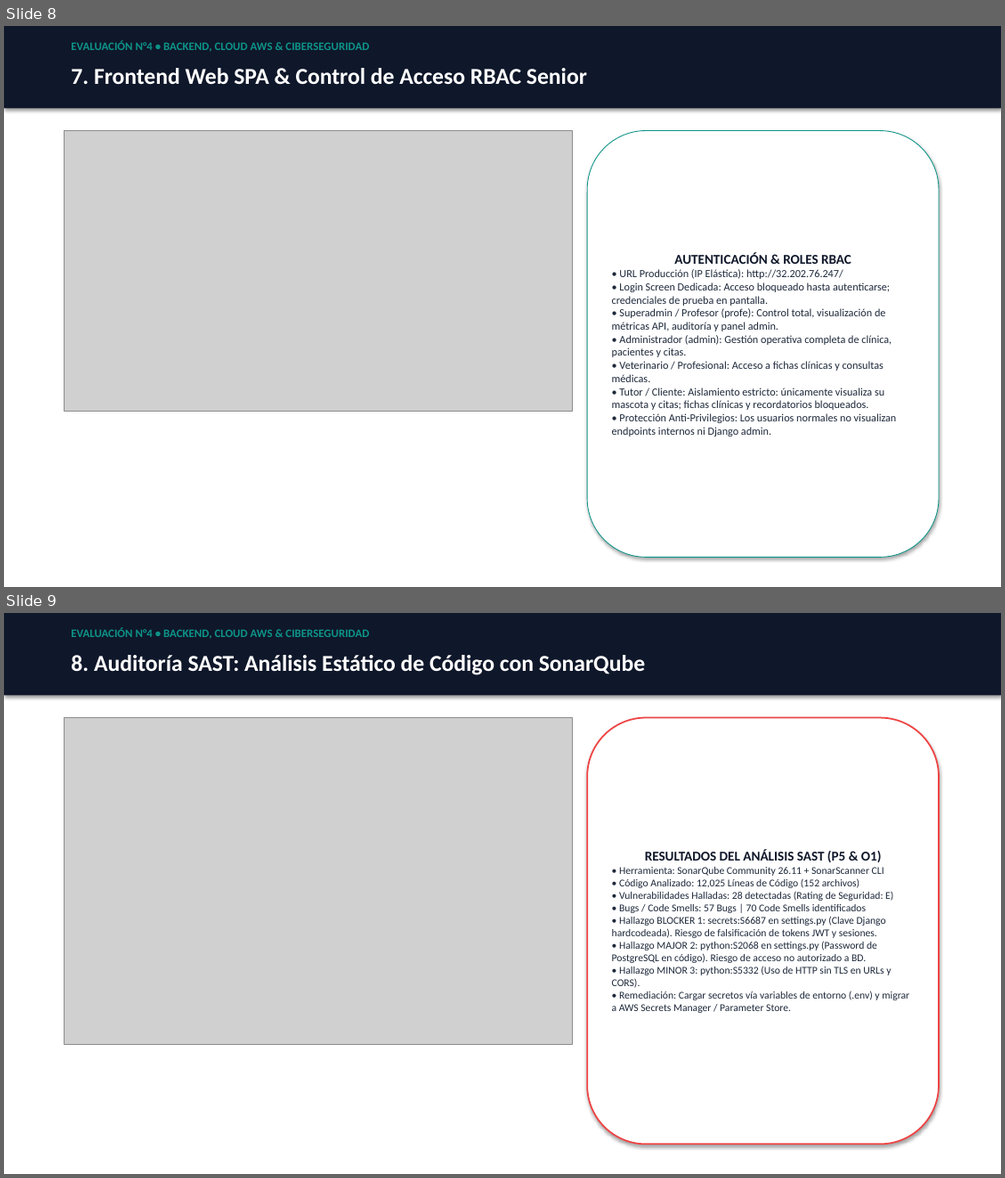
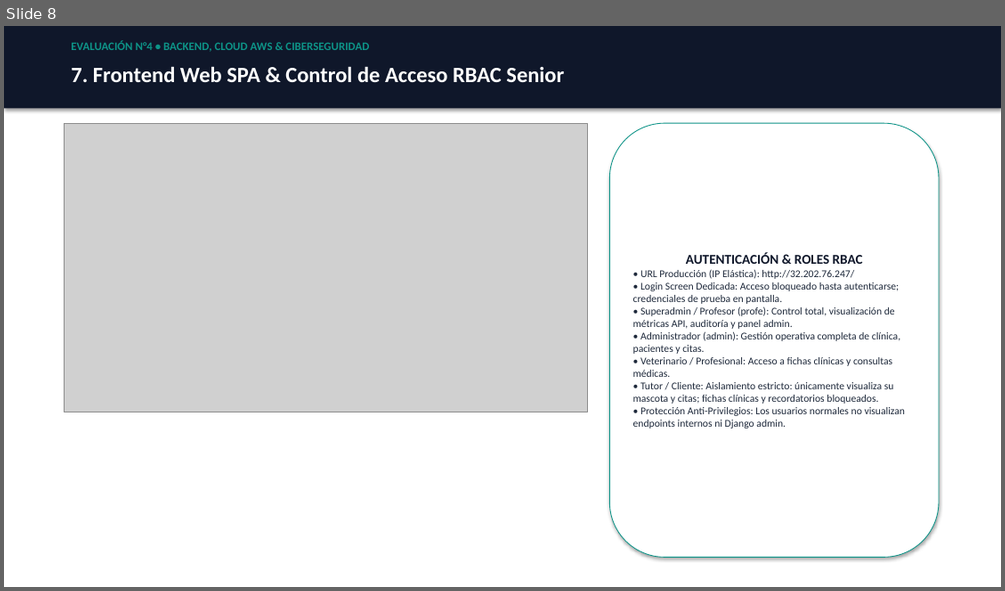
Before and after one commit to sebatmail/AWS-BACKEND-4, a slide deck: docs/PRESENTACION_EVALUACION_4_SEBASTIAN_TORRES.pptx. Shown one above the other, each under a label of ours: slides 8 and 9 before the commit, slide 8 after it. The pictures are 1005x1178 and 1005x591 pixels, drawn with LibreOffice and Linux fonts; fonts in the diff are those of the drawing; grey boxes stand for pictures. Boxes give left, top, right and bottom in pixels: in the first picture for what was removed or moved away, otherwise in the second. Text is boxed around its words. In the diff, an @@ line names an element or a change of style, - is before the commit and + after.

Commit message:
docs: embed authentic SonarQube and OWASP ZAP screenshots in presentation and evidence docs

```diff
--- a/docs/PRESENTACION_EVALUACION_4_SEBASTIAN_TORRES.pptx
+++ b/docs/PRESENTACION_EVALUACION_4_SEBASTIAN_TORRES.pptx
@@ slide 9 removed at box(4, 613, 1001, 1174), background #FFFFFF @@
@@ rectangle removed at box(4, 613, 1001, 695) @@
@@ text removed at box(71, 627, 369, 639) @@
-EVALUACIÓN N°4 • BACKEND, CLOUD AWS & CIBERSEGURIDAD
@@ text removed at box(71, 655, 645, 675) @@
-8. Auditoría SAST: Análisis Estático de Código con SonarQube
@@ picture removed at box(64, 718, 573, 1045) @@
@@ rounded rectangle removed at box(587, 718, 938, 1144) @@
-RESULTADOS DEL ANÁLISIS SAST (P5 & O1)
-• Herramienta: SonarQube Community 26.11 + SonarScanner CLI
-• Código Analizado: 12,025 Líneas de Código (152 archivos)
-• Vulnerabilidades Halladas: 28 detectadas (Rating de Seguridad: E)
-• Bugs / Code Smells: 57 Bugs | 70 Code Smells identificados
-• Hallazgo BLOCKER 1: secrets:S6687 en settings.py (Clave Django hardcodeada). Riesgo de falsificación de tokens JWT y sesiones.
-• Hallazgo MAJOR 2: python:S2068 en settings.py (Password de PostgreSQL en código). Riesgo de acceso no autorizado a BD.
-• Hallazgo MINOR 3: python:S5332 (Uso de HTTP sin TLS en URLs y CORS).
-• Remediación: Cargar secretos vía variables de entorno (.env) y migrar a AWS Secrets Manager / Parameter Store.
@@ slide 8 changed as well @@
@@ text "7. Frontend Web SPA & ..." at box(71, 66, 564, 82): size 22 to 21 pt @@
@@ picture: place and size @@
-picture at box(64, 131, 573, 411)
+picture at box(64, 123, 587, 412)
@@ rounded rectangle "AUTENTICACIÓN & ROLES RBAC": place and size @@
-rounded rectangle "AUTENTICACIÓN & ROLES RBAC" at box(587, 131, 938, 557)
+rounded rectangle "AUTENTICACIÓN & ROLES RBAC" at box(610, 123, 938, 557)
@@ text in rounded rectangle at box(633, 269, 906, 428): size 10.5 to 10 pt @@
```
Also in this commit, not shown: 10 other slides changed, 4 slides added, 1 other slide removed, 5 other files.
